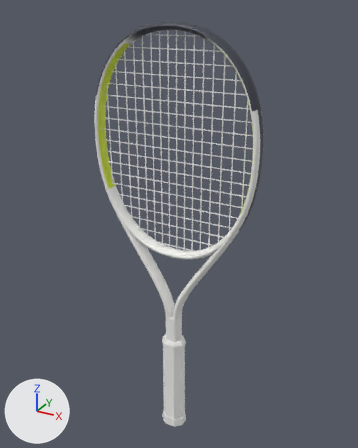
Two versions of the glTF model assets/realistic/tecnifibre-tf-x1-v1.glb, one commit apart.
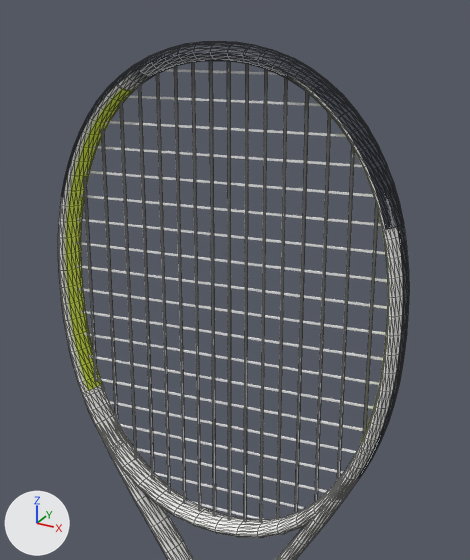
Each version appears first whole from a 50 mm lens placed at (0.345, -0.609, 0.703), pointed at (-0.002, 0.022, 0.388), and next in a close-up on the part from 19% to 82% of the width and 0% to 60% of the height. Arrows for +X, +Y and +Z are at lower left; the lights stay in place. The first two pictures are the older version. The close-ups show mesh edges as thin lines. Where no turn or scale is listed for an object, it has been applied to the vertices. Vertices at exactly the same position are counted once.

Names of what the first close-up shows: 'bumper', 'frame', 'grommets', 'strings_crosses', 'strings_mains'.
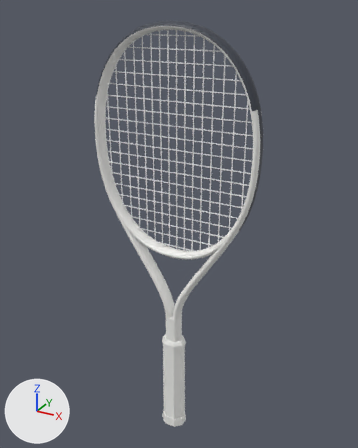
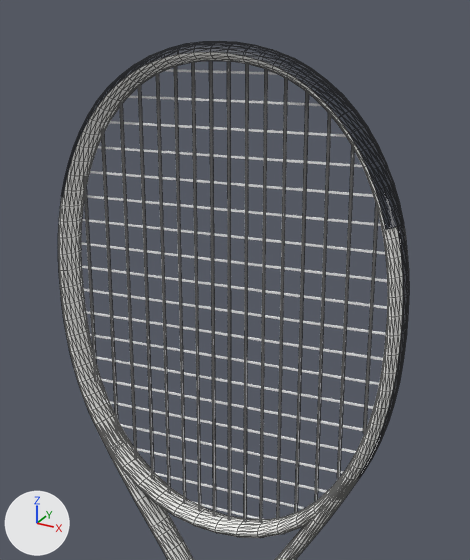
What changed in the scene script:
```text
Change me_frame:
    where me_frame.from_pydata(...)  # 1688 vertices, 3316 faces; spans x -0.134..0.134, y -0.012..0.012, z -0.254..0.254
    used by ob_frame; location = (0.0, 0.0, 0.4319)
    me_frame part 1: 1024 of 1688 vertices moved; they spanned x -0.134..0.134, y -0.012..0.012, z -0.138..0.232 and now span x -0.134..0.134, y -0.012..0.012, z -0.153..0.231; mean shift (0.0, 0.0, -0.015); largest move (-0.086, 0.005, -0.061) -> (-0.061, 0.005, -0.1)
    me_frame part 2: 1012 kept faces spanning x -0.127..0.127, y -0.012..0.012, z -0.153..0.254 get new vertex colours
```

Boxes [x1, y1, x2, y2] around the edits, measured in the close-ups (470 x 560 px; the box of a moved part takes in the faces that stretch with it):
part 1 of me_frame, moved or reshaped: before [58, 84, 409, 560]; after [58, 85, 409, 560]
part 2 of me_frame, recoloured: [63, 52, 389, 446] in both
